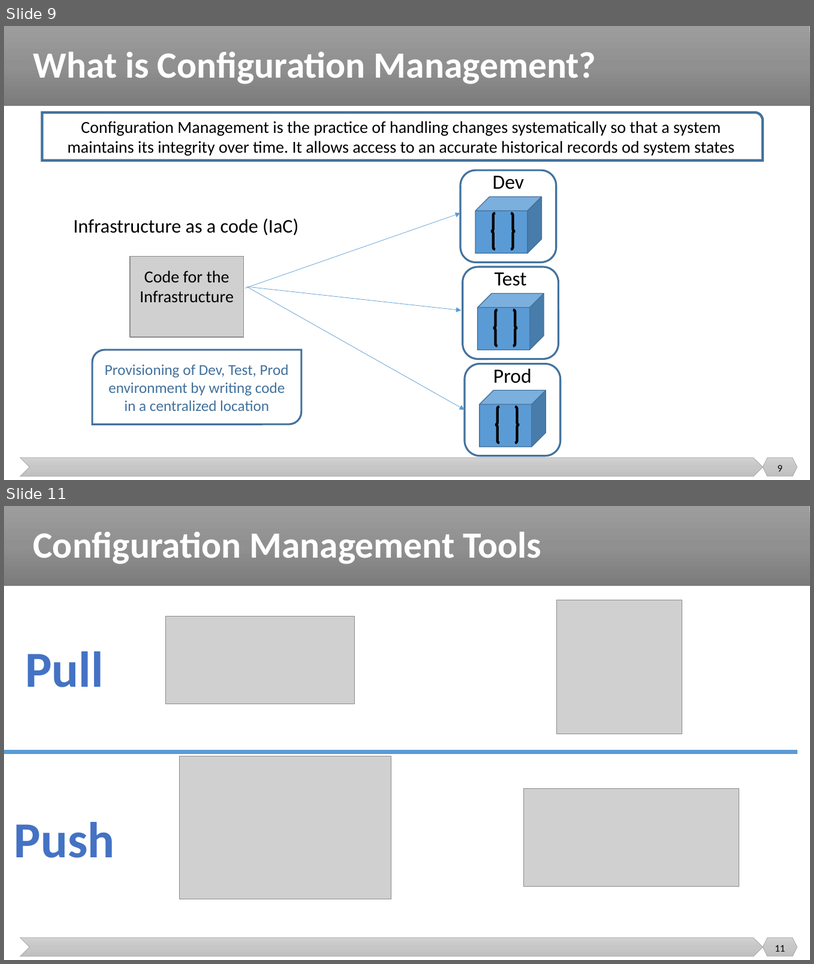
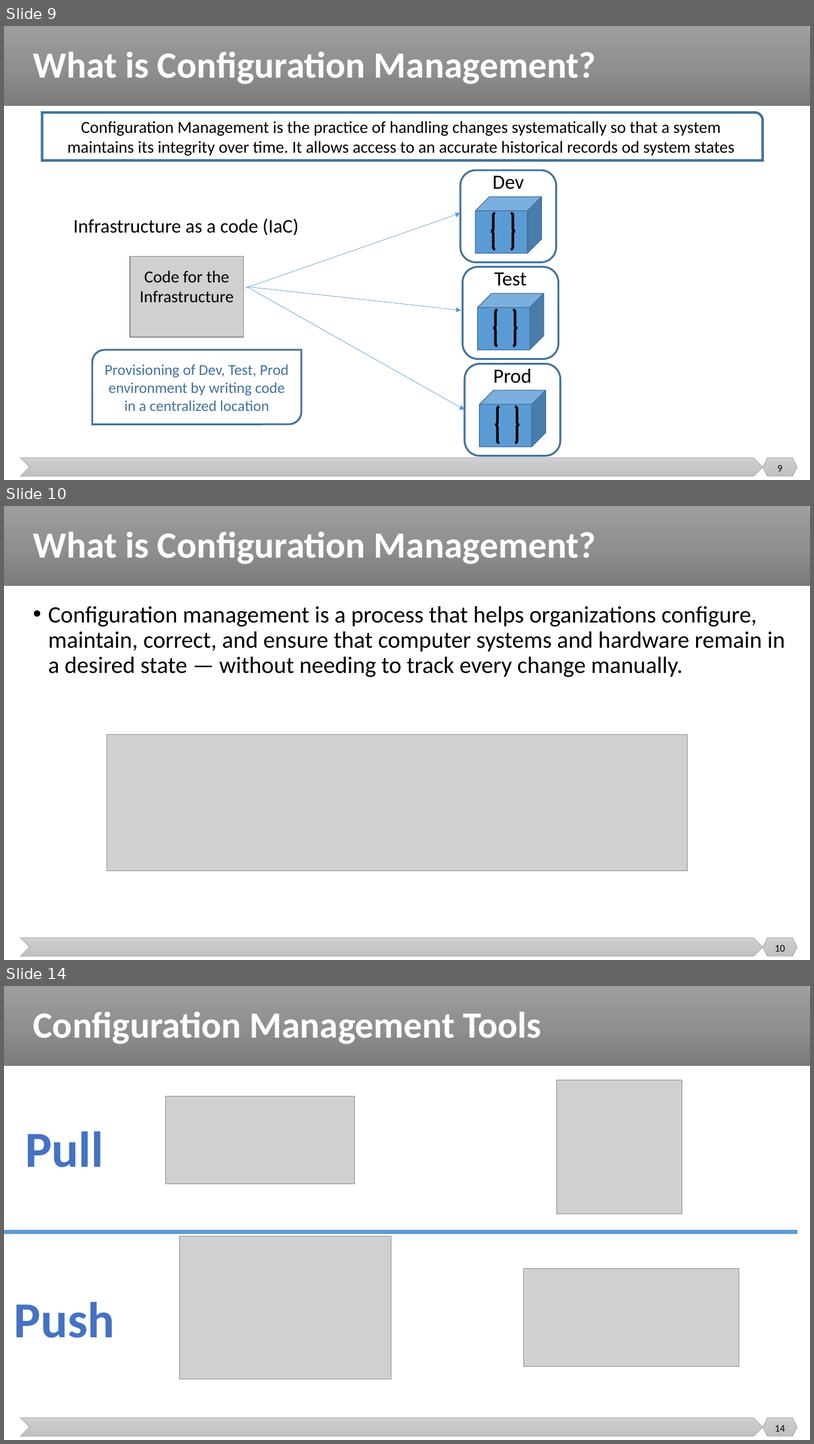
Before and after one commit to malenezi/malenezi, a slide deck: SE489/Lectures/6-Configuration Management/Configuration Management 2.pptx. Shown one above the other, each under a label of ours: slides 9 and 11 before the commit, slides 9, 10 and 14 after it; the slides between them are not shown. The pictures are 814x964 and 814x1444 pixels, drawn with LibreOffice and Linux fonts; fonts in the diff are those of the drawing; grey boxes stand for pictures. Boxes give left, top, right and bottom in pixels: in the first picture for what was removed or moved away, otherwise in the second. Text is boxed around its words. In the diff, an @@ line names an element or a change of style, - is before the commit and + after.

```diff
--- a/SE489/Lectures/6-Configuration Management/Configuration Management 2.pptx
+++ b/SE489/Lectures/6-Configuration Management/Configuration Management 2.pptx
@@ slide 10 added at bbox=[4, 506, 810, 960], background #FFFFFF; not listed: 3 template elements that a slide beside it also shows @@
@@ title added at bbox=[33, 532, 597, 564], 44 pt, text #FFFFFF, bold @@
+What is Configuration Management?
@@ text added at bbox=[48, 606, 786, 677], 28 pt, text #000000 @@
+• Configuration management is a process that helps organizations configure, maintain, correct, and ensure that computer systems and hardware remain in a desired state — without needing to track every change manually.
@@ picture added at bbox=[107, 734, 688, 870] @@
@@ page number added at bbox=[775, 945, 785, 951], 12 pt, text #000000 @@
+10
@@ what was slide 11 is now slide 14 @@
@@ page number at bbox=[775, 1425, 785, 1431]: text changed @@
-11
+14
```
Also in this commit, not shown: 2 slides changed, 7 other slides added, 1 other file.
